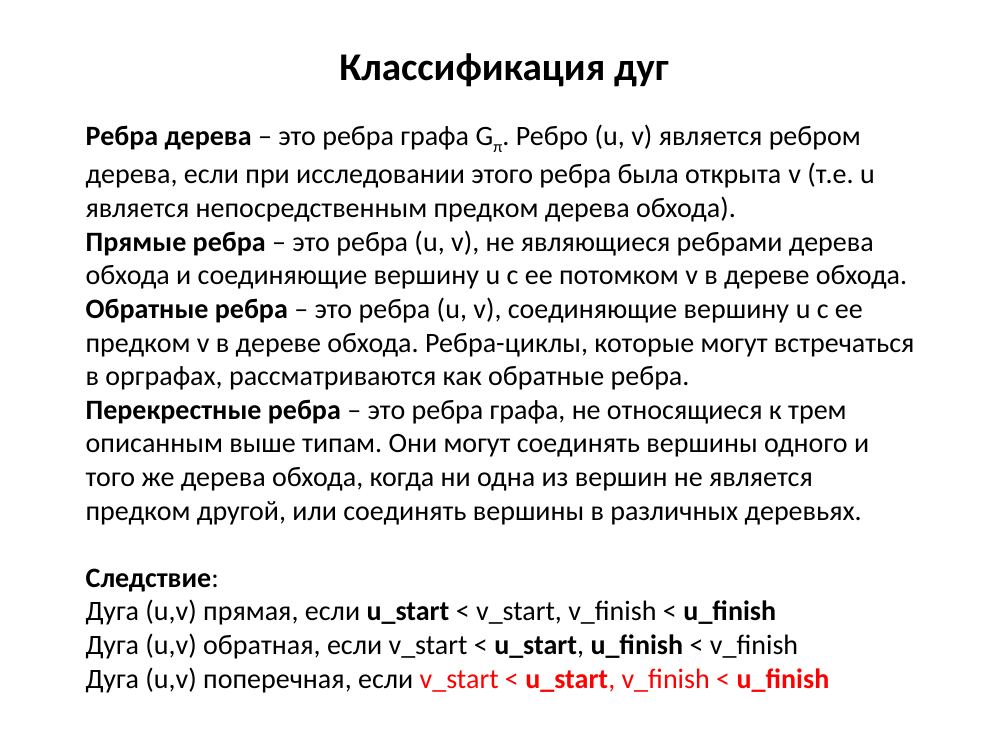
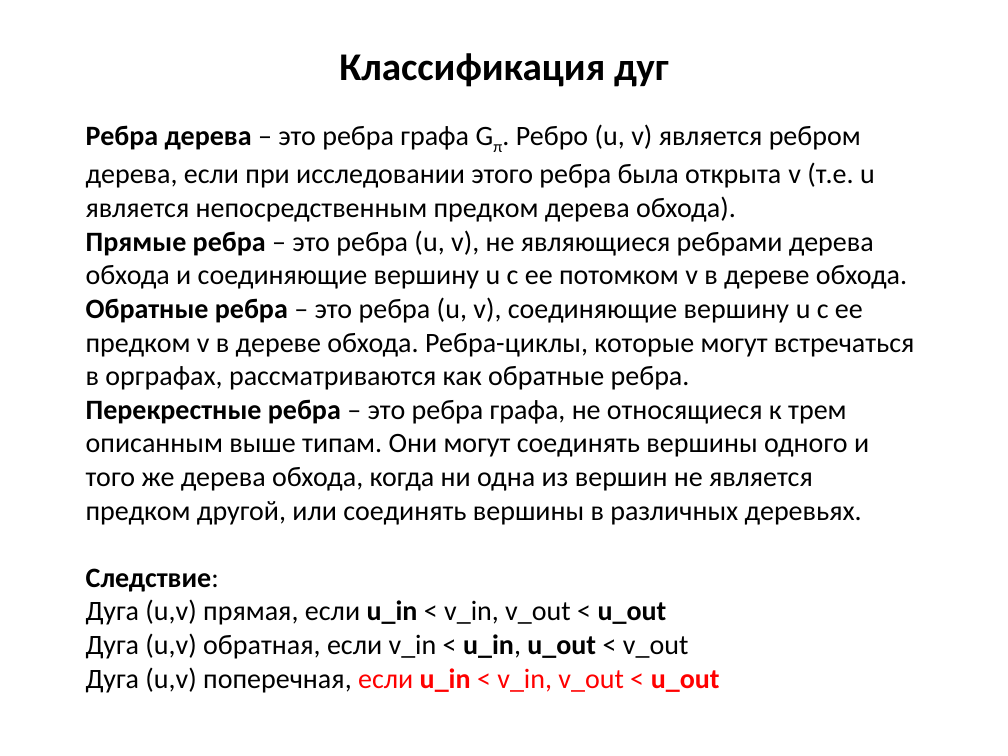
Before and after one commit to SteinbergOB/ANG, a slide deck: slide 50 of Презентации/Лекция 1.pptx (slide 37 before the commit). Drawn at 1008x756 pixels with LibreOffice and Linux fonts; fonts in the diff are those of the drawing. Boxes give left, top, right and bottom in pixels: in the first picture for what was removed or moved away, otherwise in the second. Text is boxed around its words. In the diff, an @@ line names an element or a change of style, - is before the commit and + after.

```diff
--- a/Презентации/Лекция 1.pptx
+++ b/Презентации/Лекция 1.pptx
@@ title at (x1=86, y1=124, x2=914, y2=693): text changed @@
-Ребра дерева – это ребра графа Gπ. Ребро (u, v) является ребром дерева, если при исследовании этого ребра была открыта v (т.е. u является непосредственным предком дерева обхода).
-Прямые ребра – это ребра (u, v), не являющиеся ребрами дерева обхода и соединяющие вершину u с ее потомком v в дереве обхода.
-Обратные ребра – это ребра (u, v), соединяющие вершину u с ее предком v в дереве обхода. Ребра-циклы, которые могут встречаться в орграфах, рассматриваются как обратные ребра.
-Перекрестные ребра – это ребра графа, не относящиеся к трем описанным выше типам. Они могут соединять вершины одного и того же дерева обхода, когда ни одна из вершин не является предком другой, или соединять вершины в различных деревьях.
-Следствие:
-Дуга (u,v) прямая, если u_start < v_start, v_finish < u_finish
-Дуга (u,v) обратная, если v_start < u_start, u_finish < v_finish
-Дуга (u,v) поперечная, если v_start < u_start, v_finish < u_finish
+Ребра дерева – это ребра графа Gπ. Ребро (u, v) является ребром дерева, если при исследовании этого ребра была открыта v (т.е. u является непосредственным предком дерева обхода).
+Прямые ребра – это ребра (u, v), не являющиеся ребрами дерева обхода и соединяющие вершину u с ее потомком v в дереве обхода.
+Обратные ребра – это ребра (u, v), соединяющие вершину u с ее предком v в дереве обхода. Ребра-циклы, которые могут встречаться в орграфах, рассматриваются как обратные ребра.
+Перекрестные ребра – это ребра графа, не относящиеся к трем описанным выше типам. Они могут соединять вершины одного и того же дерева обхода, когда ни одна из вершин не является предком другой, или соединять вершины в различных деревьях.
+Следствие:
+Дуга (u,v) прямая, если u_in < v_in, v_out < u_out
+Дуга (u,v) обратная, если v_in < u_in, u_out < v_out
+Дуга (u,v) поперечная, если u_in < v_in, v_out < u_out
```
Also in this commit, not shown: 10 other slides changed, 20 slides added, 2 slides removed, 3 other files.
